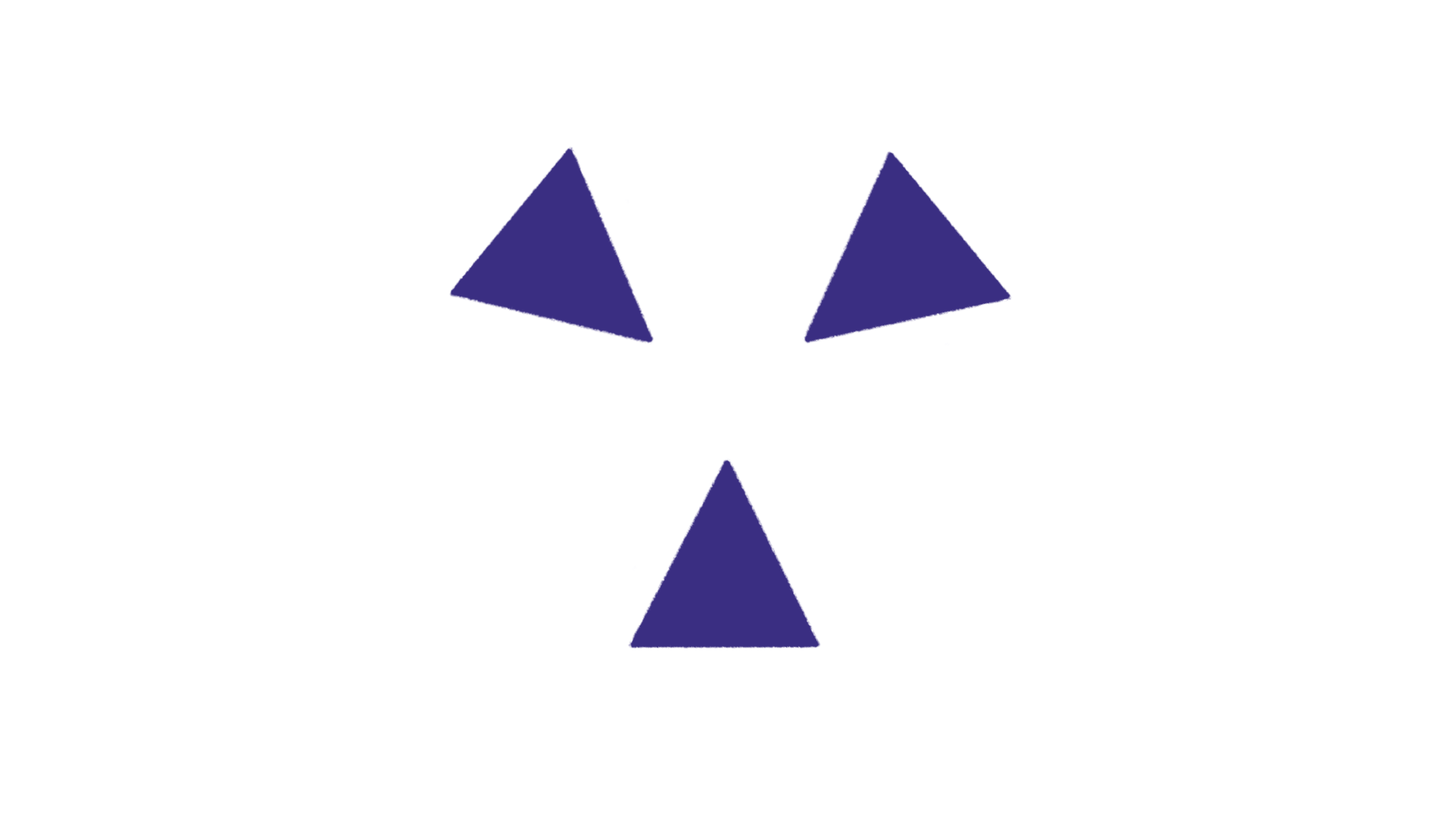
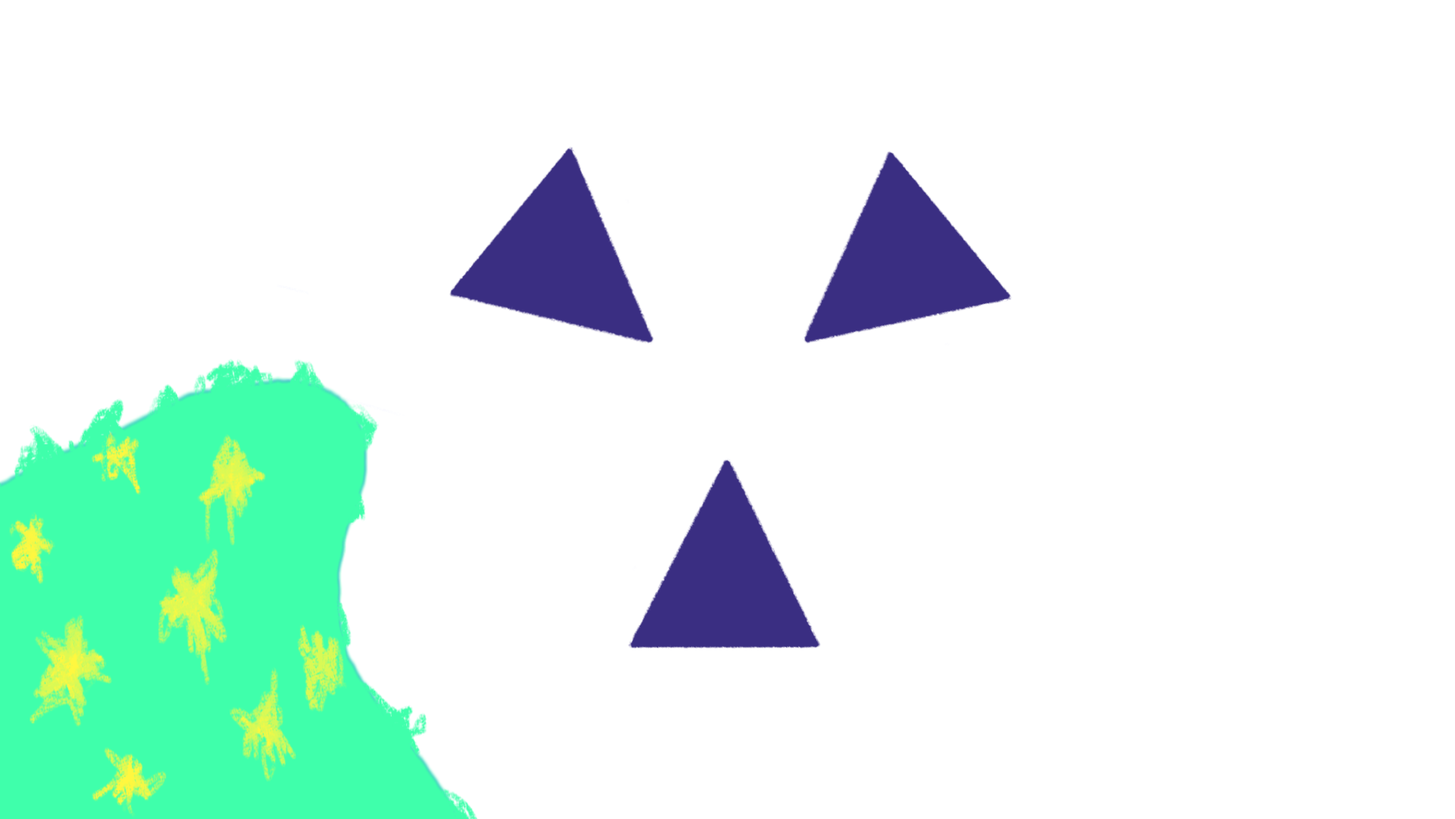
Layered file, before and after one edit (1455x819). Changes by layer:
added layer "Capa de pintura 13 (pegado)" in group "Group 12" over bbox(0, 358, 479, 819)
painted on "Copy of Paint Layer 5" (1st of 2, in "Group 12") over bbox(219, 285, 390, 442)
